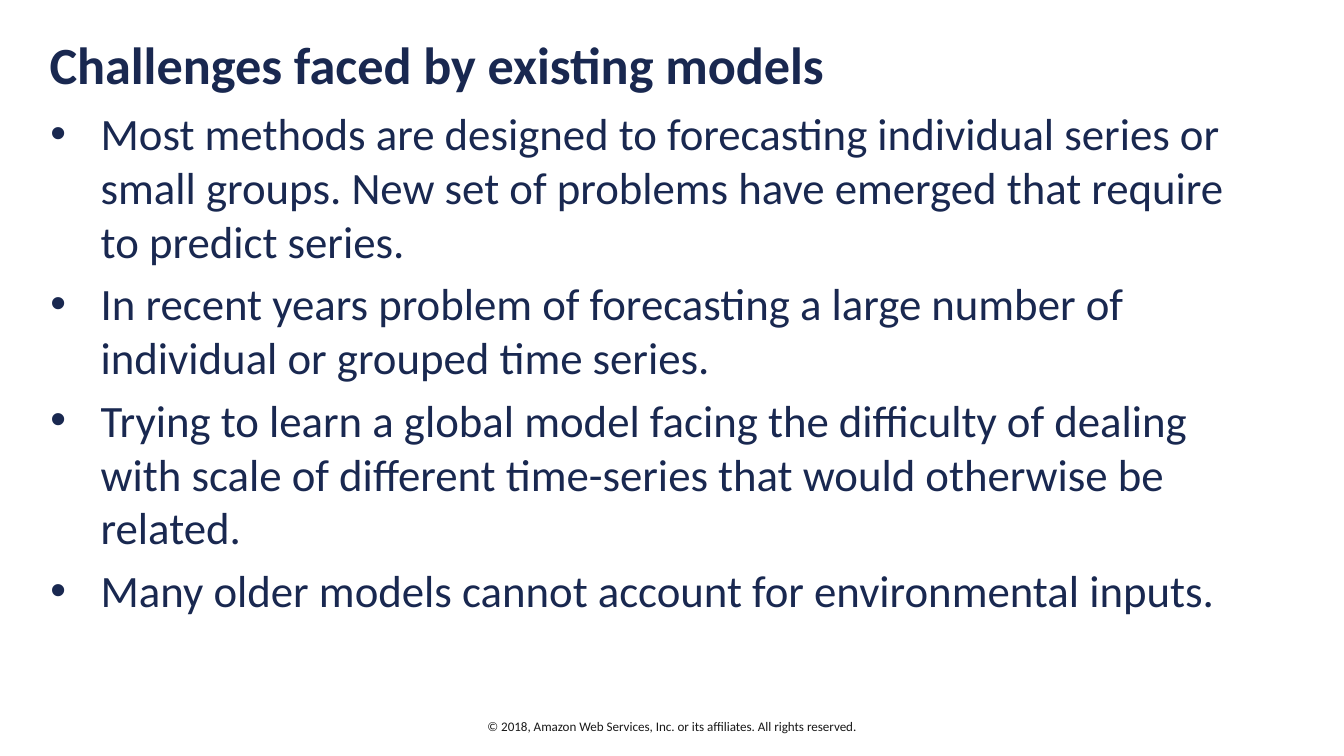
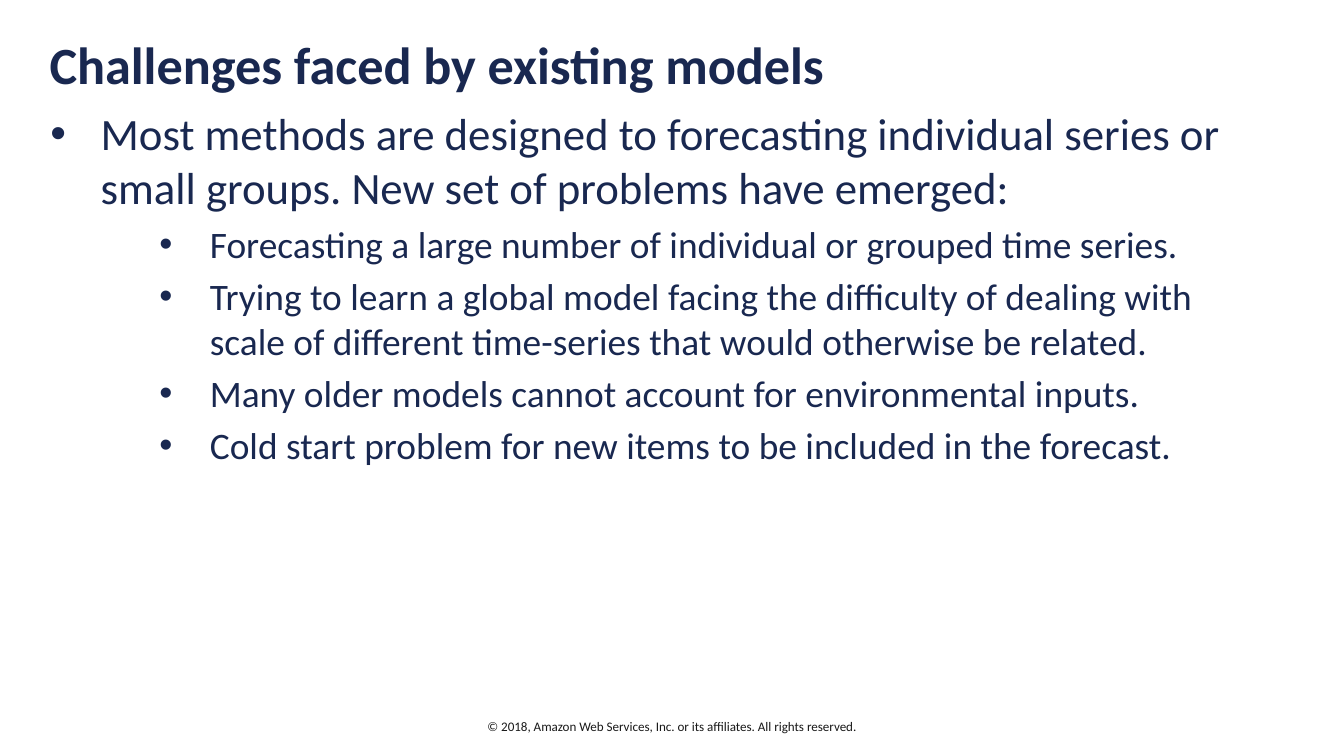
Before and after one commit to cyrusmvahid/GluonBootcamp, a slide deck: slide 4 of slides/DeepAR-Presentation.pptx. Drawn at 1344x756 pixels with LibreOffice and Linux fonts; fonts in the diff are those of the drawing; background and template pictures are left out. Boxes give left, top, right and bottom in pixels: in the first picture for what was removed or moved away, otherwise in the second. Text is boxed around its words. In the diff, an @@ line names an element or a change of style, - is before the commit and + after.

Commit message:
adjusting typos

```diff
--- a/slides/DeepAR-Presentation.pptx
+++ b/slides/DeepAR-Presentation.pptx
@@ text at (101,119,1219,265): text changed @@
-• Most methods are designed to forecasting individual series or small groups. New set of problems have emerged that require to predict series.
-• In recent years problem of forecasting a large number of individual or grouped time series.
+• Most methods are designed to forecasting individual series or small groups. New set of problems have emerged:
+  • Forecasting a large number of individual or grouped time series.
@@ text at (210,284,1191,413): size 24 to 20 pt in "Trying to learn a global model facing ...", "Many older models cannot account for environmental ..."; list level 1 to 2 in "Trying to learn a global ..."; list level 1 to 2 in "Many older models cannot account ..." @@
@@ text at (210,433,1171,465): paragraph added @@
+  • Cold start problem for new items to be included in the forecast.
```
Also in this commit, not shown: 11 other slides changed.
